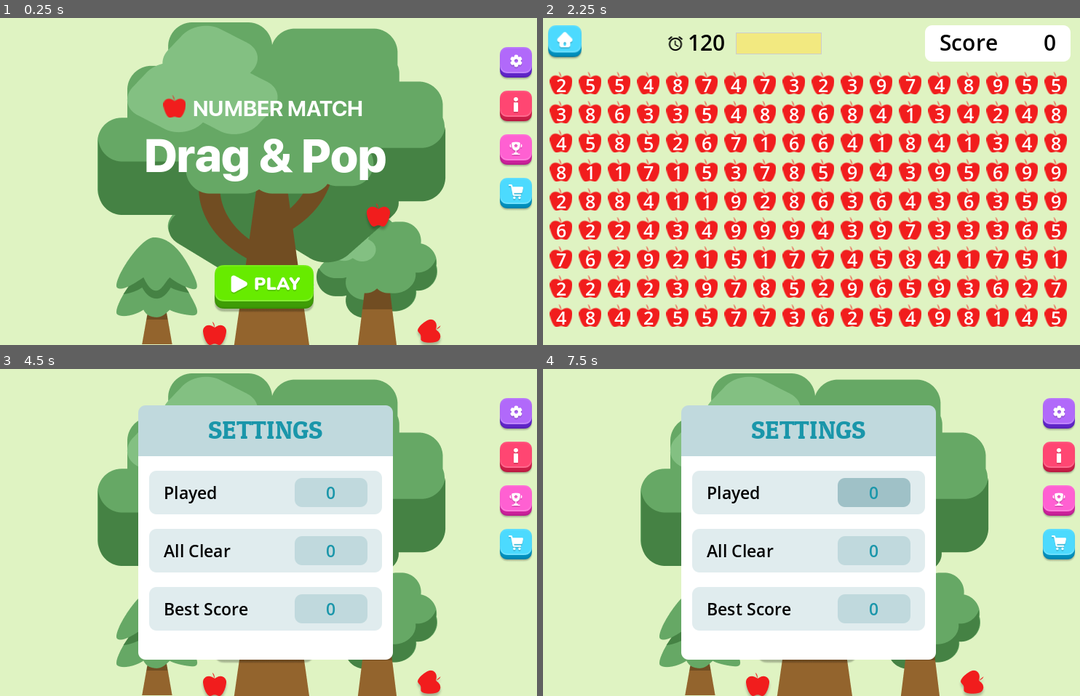
Above: before the commit, frames 1-4 (two rows, left to right).
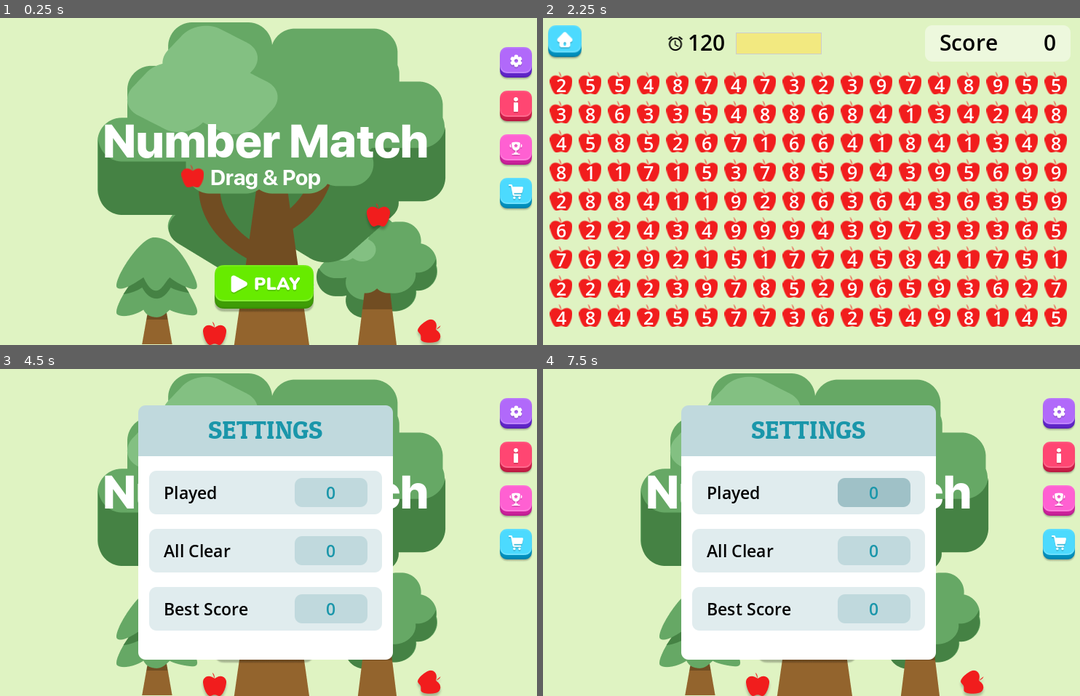
Above: after the commit, the same moments.

Repository: wykim0209/fruitbox
Game: Godot game, scene res://scenes/home.tscn
Same seed, same stepped clock (60 frames per second), same inputs: the game is played once before the commit and once after it.
Inputs (mouse positions are in pixels of both pictures, inside the frame that each line leads up to):
- Up to frame 1 (0.25 s): no input
- Up to frame 2 (2.25 s): click (806, 289) at 0.5 s; click (564, 44) at 1.25 s; click (806, 289) at 2 s
- Up to frame 3 (4.5 s): click (21, 395) at 2.75 s; click (515, 457) at 3.5 s; click (515, 503) at 4.25 s
- Up to frame 4 (7.5 s): click (1058, 545) at 5 s; click (1058, 457) at 5.75 s; click (1058, 503) at 6.5 s; click "0" at 7.25 s

The runs differ from the first frame. In frame 1, 6.0% of the frame differs, in the area x 19-80%, y 23-53%; in frame 2, 2.7%; in frame 3, 0.8%; in frame 4, 0.8%.

Commit message:
title chagned

Diff:
--- a/project.godot
+++ b/project.godot
@@ -10,7 +10,7 @@
 
 [application]
 
-config/name="fruitbox"
+config/name="Number Match - Drag & Pop"
 run/main_scene="uid://bnaew43llggaw"
 config/features=PackedStringArray("4.4", "Mobile")
 config/icon="uid://cf4wmfp6faiid"
--- a/scenes/home.tscn
+++ b/scenes/home.tscn
@@ -26,7 +26,7 @@
 texture = ExtResource("2_rpgsi")
 
 [node name="Apple" type="Sprite2D" parent="."]
-position = Vector2(275, 122)
+position = Vector2(300, 218)
 texture = ExtResource("3_o7pnx")
 
 [node name="Title" type="Label" parent="."]
@@ -35,16 +35,16 @@
 anchor_top = 0.5
 anchor_right = 0.5
 anchor_bottom = 0.5
-offset_left = 200.0
-offset_top = 140.0
-offset_right = 600.0
-offset_bottom = 240.0
+offset_left = 150.0
+offset_top = 120.0
+offset_right = 650.0
+offset_bottom = 220.0
 grow_horizontal = 2
 grow_vertical = 2
 theme_override_colors/font_color = Color(1, 1, 1, 1)
 theme_override_fonts/font = ExtResource("4_aish6")
 theme_override_font_sizes/font_size = 64
-text = "Drag & Pop"
+text = "Number Match"
 horizontal_alignment = 1
 vertical_alignment = 1
 
@@ -54,16 +54,17 @@
 anchor_top = 0.5
 anchor_right = 0.5
 anchor_bottom = 0.5
-offset_left = 300.0
-offset_top = 100.0
-offset_right = 600.0
-offset_bottom = 150.0
+offset_left = 250.0
+offset_top = 195.0
+offset_right = 550.0
+offset_bottom = 245.0
 grow_horizontal = 2
 grow_vertical = 2
 theme_override_colors/font_color = Color(1, 1, 1, 1)
 theme_override_fonts/font = ExtResource("5_snnha")
 theme_override_font_sizes/font_size = 30
-text = "NUMBER MATCH"
+text = "Drag & Pop"
+horizontal_alignment = 1
 vertical_alignment = 1
 
 [node name="PlayButton" type="TextureButton" parent="."]
--- a/scenes/hud.tscn
+++ b/scenes/hud.tscn
@@ -22,7 +22,7 @@
 border_width_bottom = 1
 
 [sub_resource type="StyleBoxFlat" id="StyleBoxFlat_6fi6k"]
-bg_color = Color(1, 1, 1, 1)
+bg_color = Color(0.927411, 0.972142, 0.865706, 1)
 corner_radius_top_left = 10
 corner_radius_top_right = 10
 corner_radius_bottom_right = 10
Not shown, changed: export_presets.cfg
